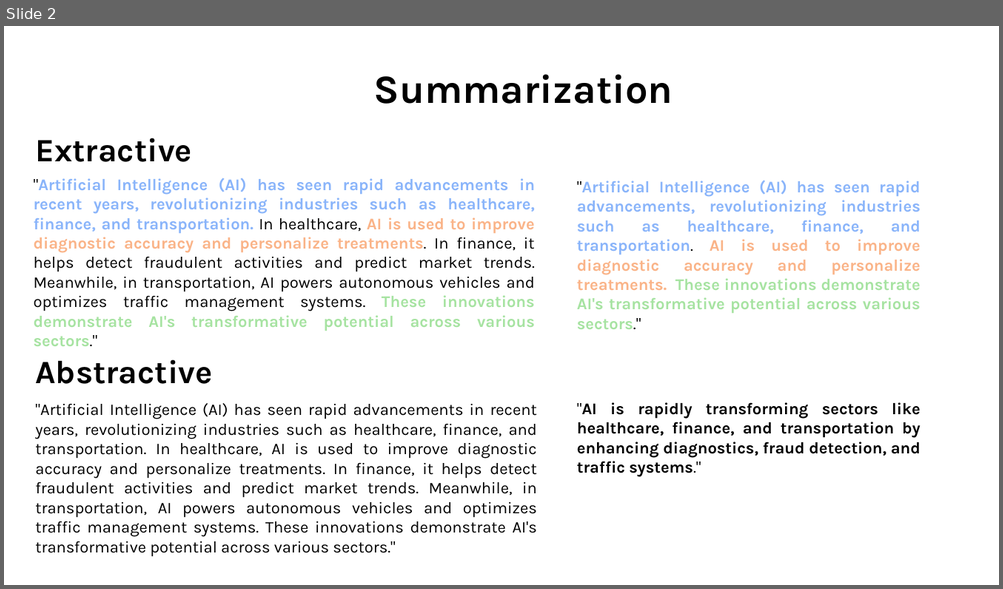
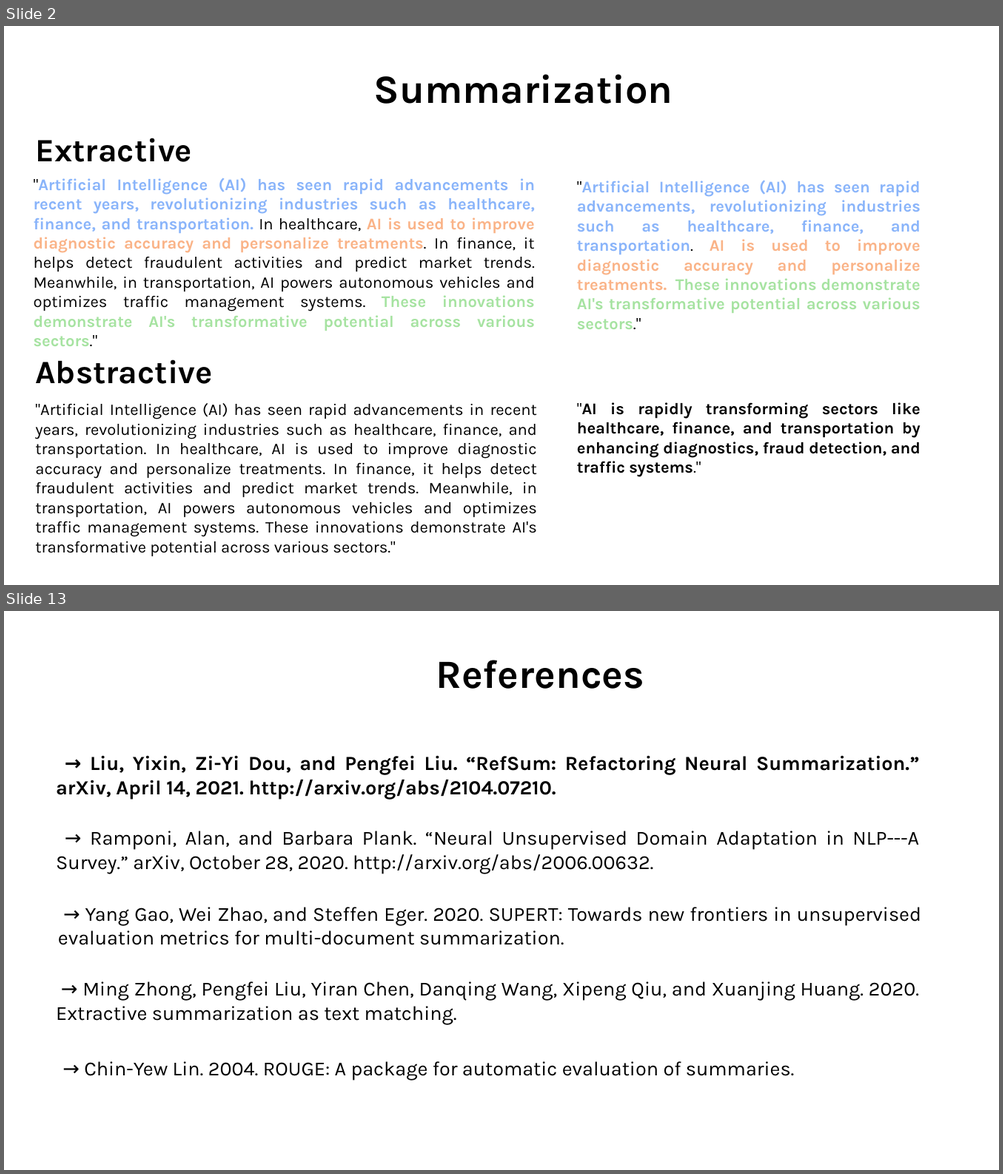
Before and after one commit to fcoelhomrc/abstractive-summarization, a slide deck: presentation/presentation.odp. Shown one above the other, each under a label of ours: slide 2 before the commit, slides 2 and 13 after it; the slides between them are not shown. The pictures are 1003x589 and 1003x1174 pixels, drawn with LibreOffice and Linux fonts; fonts in the diff are those of the drawing. Boxes give left, top, right and bottom in pixels: in the first picture for what was removed or moved away, otherwise in the second. Text is boxed around its words. In the diff, an @@ line names an element or a change of style, - is before the commit and + after.

Commit message:
finished presentation slides

```diff
--- a/presentation/presentation.odp
+++ b/presentation/presentation.odp
@@ slide 13 added at bbox=[4, 611, 999, 1170], background #FFFFFF @@
@@ text added at bbox=[435, 660, 644, 689], 32 pt, text #000000, bold @@
+References
@@ text added at bbox=[56, 755, 919, 800], 16 pt, text #000000, bold @@
+→ Liu, Yixin, Zi-Yi Dou, and Pengfei Liu. “RefSum: Refactoring Neural Summarization.” arXiv, April 14, 2021. http://arxiv.org/abs/2104.07210.
@@ text added at bbox=[56, 831, 919, 874], 16 pt, text #000000 @@
+→ Ramponi, Alan, and Barbara Plank. “Neural Unsupervised Domain Adaptation in NLP---A Survey.” arXiv, October 28, 2020. http://arxiv.org/abs/2006.00632.
@@ text added at bbox=[58, 907, 921, 945], 16 pt, text #000000 @@
+→ Yang Gao, Wei Zhao, and Steffen Eger. 2020. SUPERT: Towards new frontiers in unsupervised evaluation metrics for multi-document summarization.
@@ text added at bbox=[56, 982, 919, 1025], 16 pt, text #000000 @@
+→ Ming Zhong, Pengfei Liu, Yiran Chen, Danqing Wang, Xipeng Qiu, and Xuanjing Huang. 2020. Extractive summarization as text matching.
@@ text added at bbox=[84, 1062, 794, 1080], 16 pt, text #000000 @@
+→ Chin-Yew Lin. 2004. ROUGE: A package for automatic evaluation of summaries.
```
Also in this commit, not shown: 6 other slides added, 1 other file.
